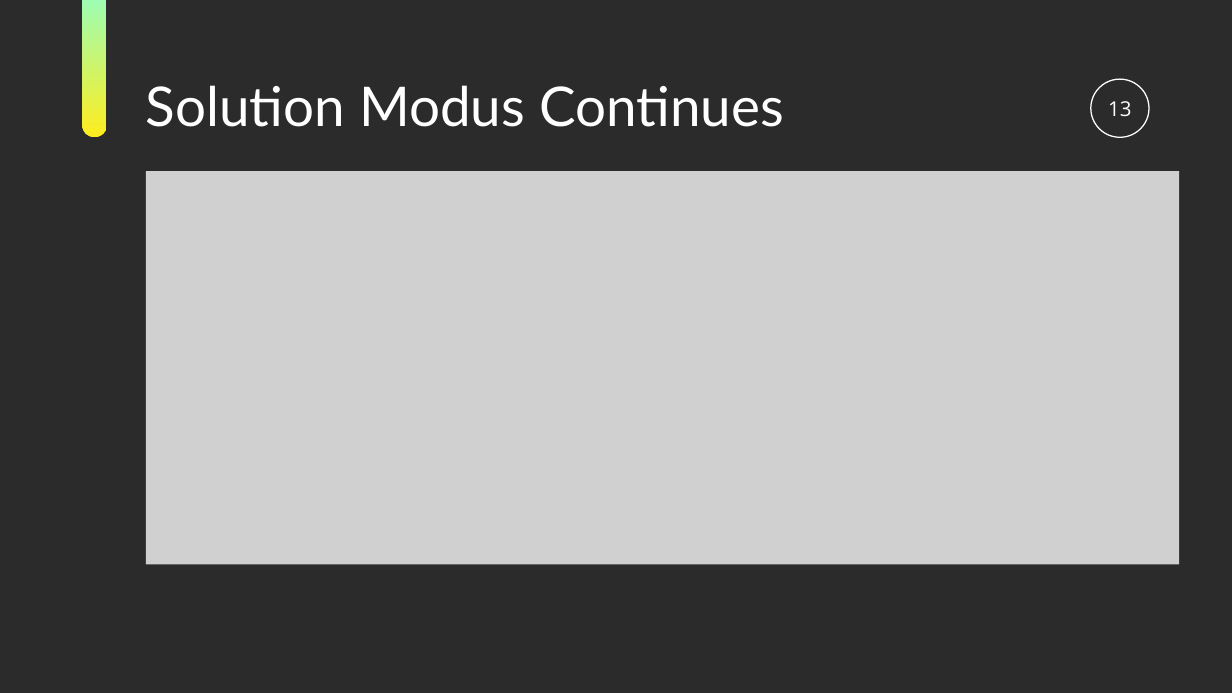
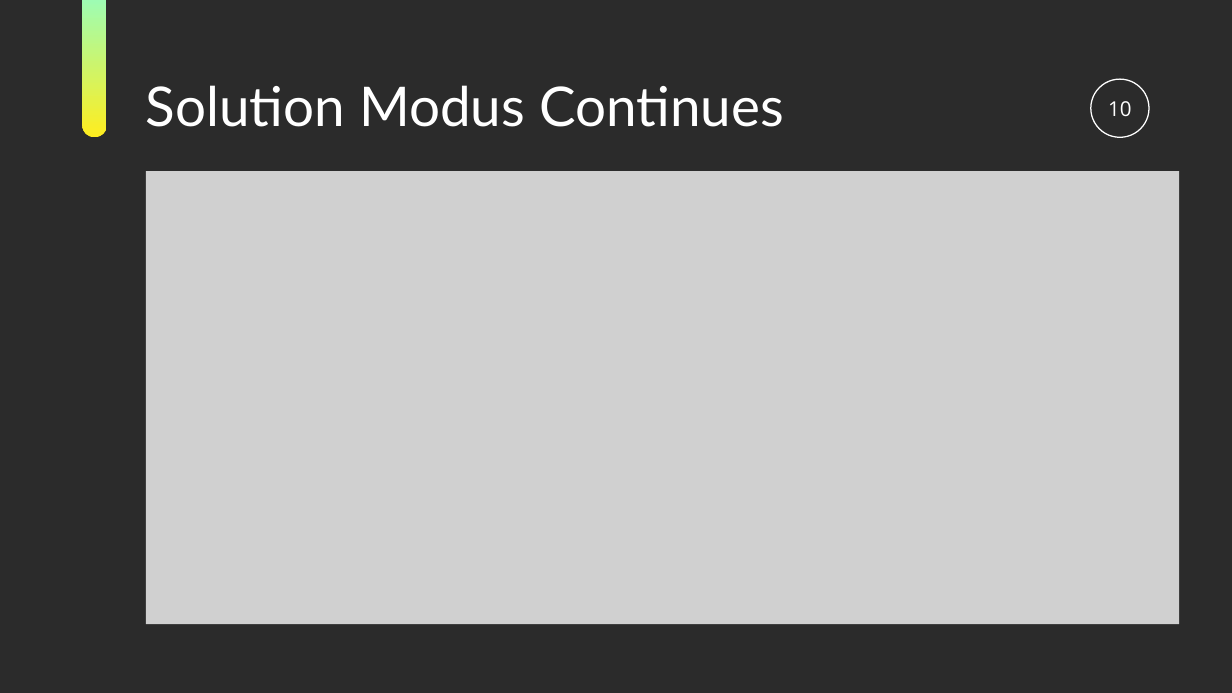
Before and after one commit to ramina1964/NQueenCore, a slide deck: slide 10 of Documentation/NQueen Presentation.pptx (slide 13 before the commit). Drawn at 1232x693 pixels with LibreOffice and Linux fonts; fonts in the diff are those of the drawing; grey boxes stand for pictures; background and template pictures are left out; a plain dark background stands for a picture behind light text. Boxes give left, top, right and bottom in pixels: in the first picture for what was removed or moved away, otherwise in the second. Text is boxed around its words. In the diff, an @@ line names an element or a change of style, - is before the commit and + after.

```diff
--- a/Documentation/NQueen Presentation.pptx
+++ b/Documentation/NQueen Presentation.pptx
@@ page number at (1108, 101, 1131, 116): text changed @@
-13
+10
@@ picture: place and size @@
-picture at (145, 171, 1179, 564)
+picture at (145, 171, 1179, 625)
```
Also in this commit, not shown: 3 other slides changed, 9 slides removed, 2 other files.
